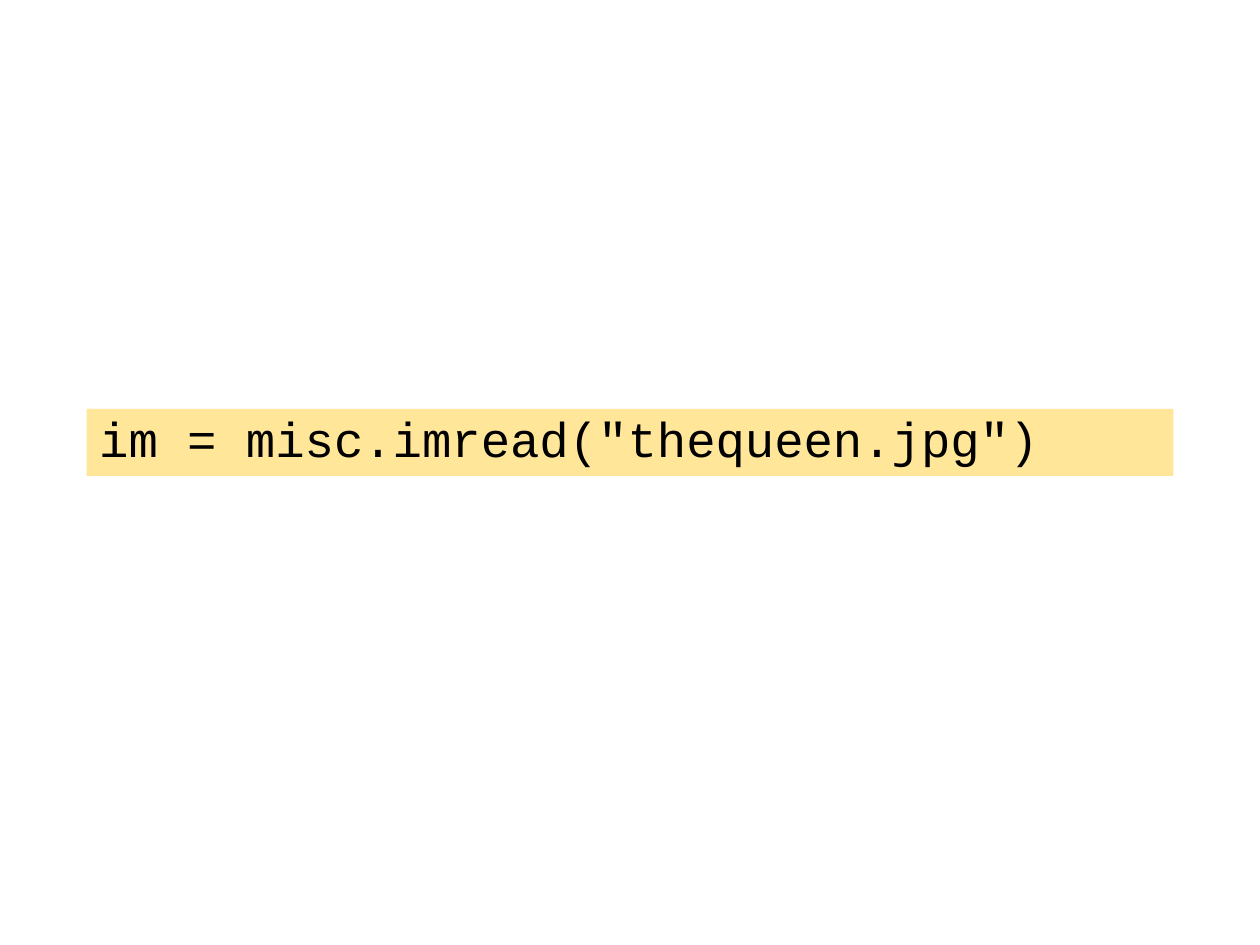
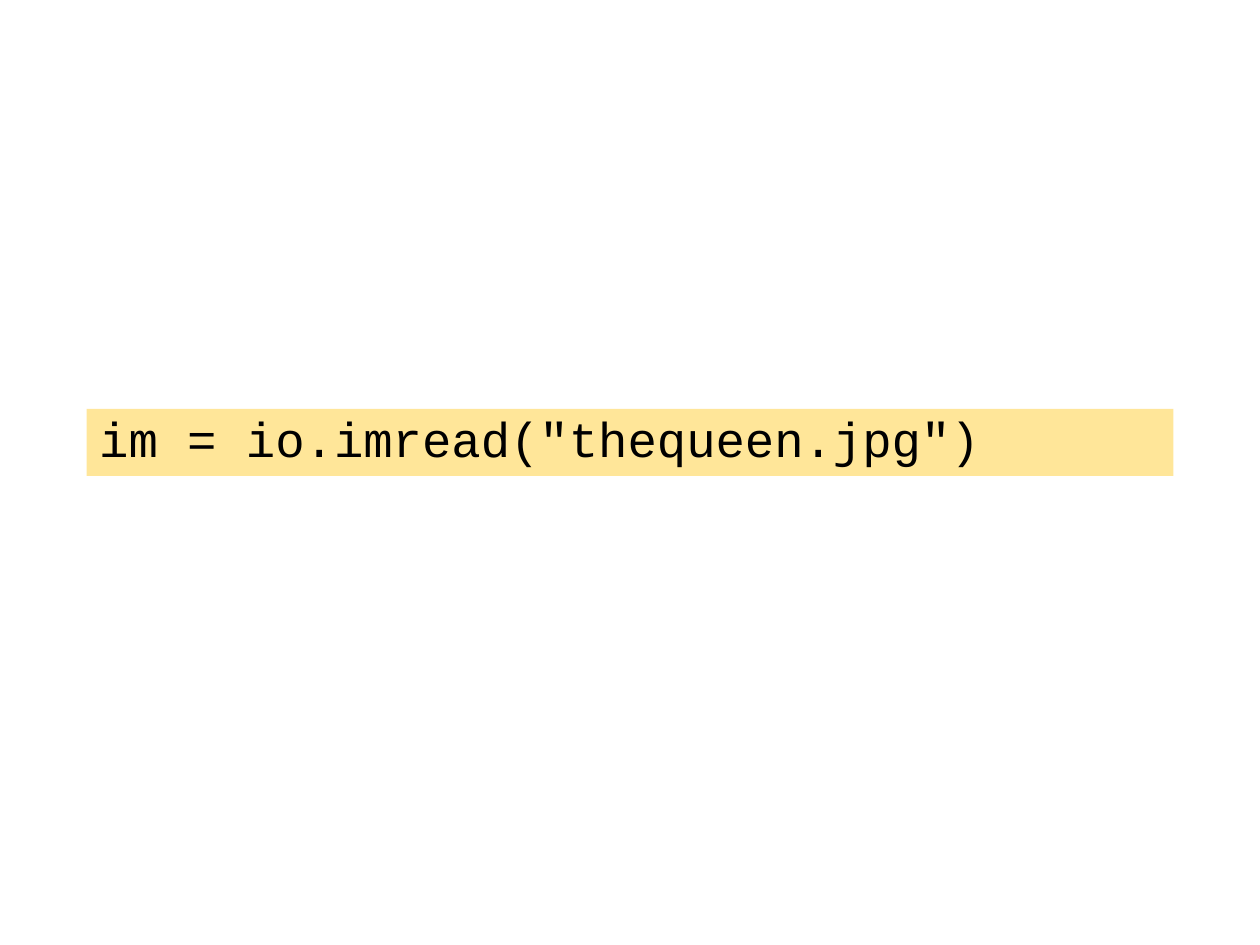
Before and after one commit to rrr-uom-projects/ManchesterBioinformaticsCourse_Student, a slide deck: slide 23 of Day2/Slides/MLowe - Image Processing in Python.pptx. Drawn at 1260x945 pixels with LibreOffice and Linux fonts; fonts in the diff are those of the drawing; background and template pictures are left out. Boxes give left, top, right and bottom in pixels: in the first picture for what was removed or moved away, otherwise in the second. Text is boxed around its words. In the diff, an @@ line names an element or a change of style, - is before the commit and + after.

Commit message:
Update Mat's slides to use skimage function rather than scipy.misc.imread

```diff
--- a/Day2/Slides/MLowe - Image Processing in Python.pptx
+++ b/Day2/Slides/MLowe - Image Processing in Python.pptx
@@ text at bbox=[99, 422, 980, 468]: text changed @@
-im = misc.imread("thequeen.jpg")
+im = io.imread("thequeen.jpg")
```
Also in this commit, not shown: 3 other slides changed, 1 other file.
